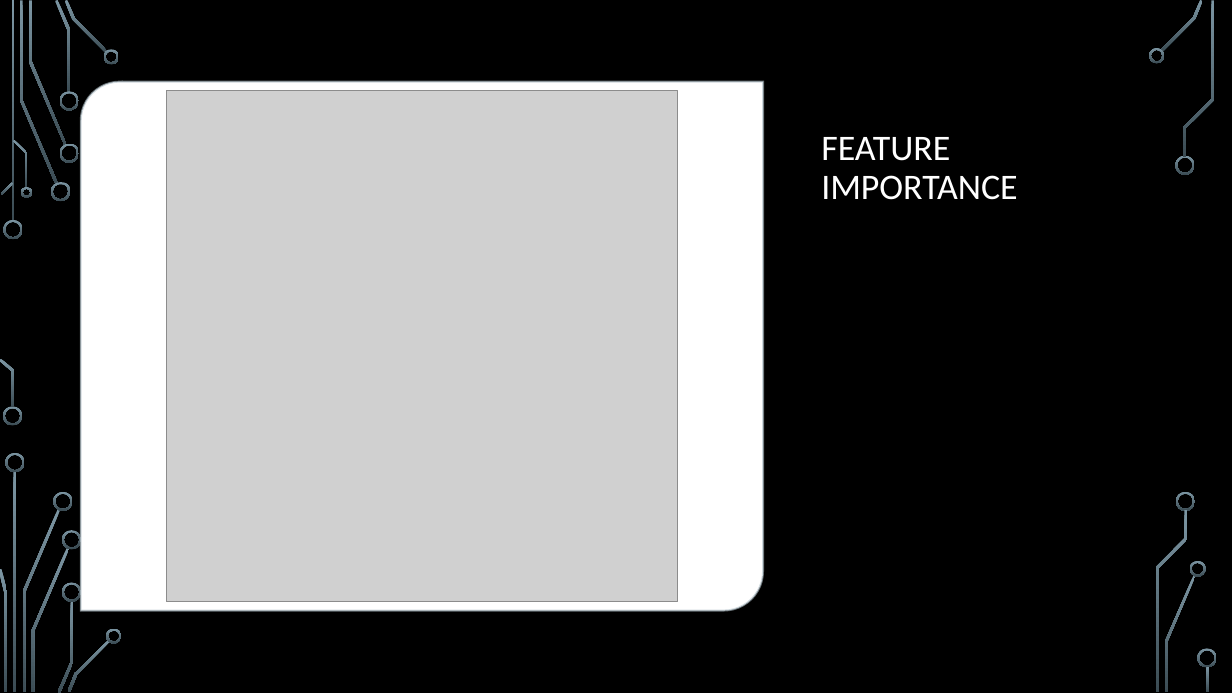
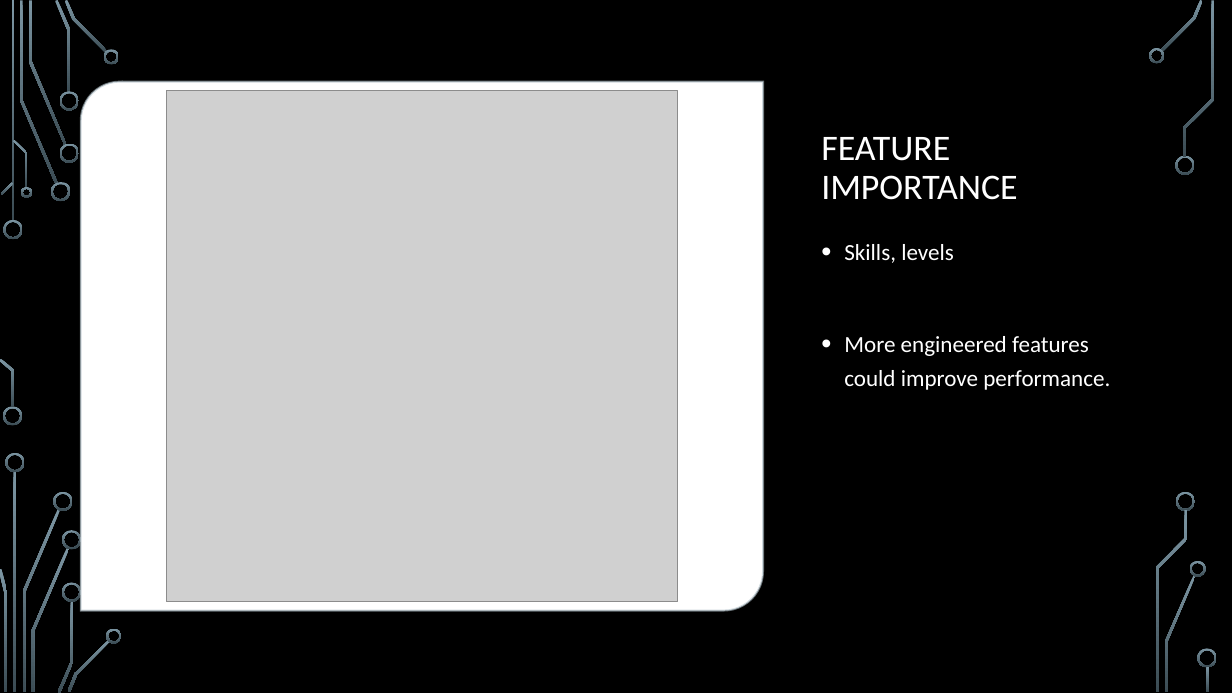
Before and after one commit to geeselouise/classy_dnd, a slide deck: slide 13 of Dungeons_and_dragons.pptx. Drawn at 1232x693 pixels with LibreOffice and Linux fonts; fonts in the diff are those of the drawing; grey boxes stand for pictures; background and template pictures are left out. Boxes give left, top, right and bottom in pixels: in the first picture for what was removed or moved away, otherwise in the second. Text is boxed around its words. In the diff, an @@ line names an element or a change of style, - is before the commit and + after.

```diff
--- a/Dungeons_and_dragons.pptx
+++ b/Dungeons_and_dragons.pptx
@@ text added at (844, 244, 1110, 390), 18 pt, text #FFFFFF @@
+• Skills, levels
+• More engineered features could improve performance.
```
Also in this commit, not shown: 2 other slides changed, 1 slide removed, 1 other file.
